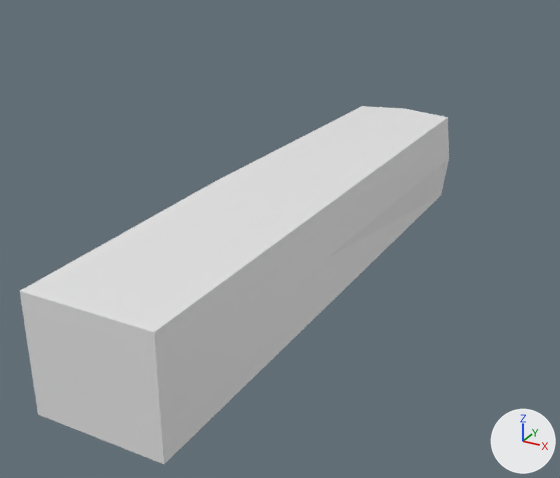
One commit to the Blender file Assets/Characters/hand.blend: the scene before it, then after it.
Before and after are seen from a camera (50 mm lens) standing at (2.17, -4.14, 1.98) and looking at (-0.71, 1.1, -0.64). The lights are fixed; the arrows at lower right show +X, +Y and +Z. The older version comes first. The same objects are shown in both versions, whatever each file hides.
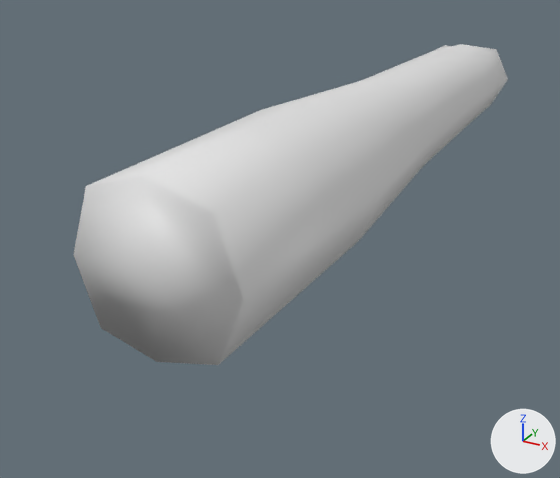
Boxes [x1, y1, x2, y2] around the edits, measured in the pictures (560 x 478 px):
'Cube', reshaped, moved, rescaled (10% shorter): before [20, 106, 449, 464]; after [73, 44, 508, 365]
part 1 of me_cube_001, built on: after [262, 44, 508, 240]
part 2 of me_cube_001, shading changed: before [20, 106, 449, 464]; after [73, 100, 380, 365]

Diff of the bpy script that builds the scene:
```diff
--- a/Assets/Characters/hand.blend.py
+++ b/Assets/Characters/hand.blend.py
@@ me_cube_001 @@
 # used by ob_cube; location = (0.0, 0.0, 0.0); scale = (0.381, 1.96, 0.34)
-me_cube_001.from_pydata(...)  # 26 vertices, 24 faces; spans x -1.11..1.11, y -1.0..1.0, z -1.13..1.08
+me_cube_001.from_pydata(...)  # 50 vertices, 48 faces; spans x -1.37..1.42, y -1.0..5.27, z -1.25..1.27
+# me_cube_001 part 1
+# 1 vertex is removed from x 0.0, y 1.0, z -0.03
+# 4 faces are deleted
+# 3 vertices in x -1.0..1.0, y -0.17, z -1.0..1.0 move by (0.0, 0.4, 0.0)
+# 14 vertices move from x -1.11..1.11, y -1.0..1.0, z -1.13..1.08 to x -1.37..1.42, y -1.0..1.0, z -1.25..1.27
+# 25 vertices are added at x -1.09..1.13, y 2.75..5.27, z -0.99..1.01
+# 28 new faces join them
+# me_cube_001 part 2: 20 kept faces spanning x -1.37..1.42, y -1.0..1.0, z -1.25..1.27 are now shaded smooth
@@ ob_cube @@
 ob_cube = bpy.data.objects.new('Cube', me_cube_001)
-ob_cube.location = (0.0, 0.0, 0.0)
-ob_cube.scale = (0.381, 1.96, 0.34)
+ob_cube.location = (-0.391, 0.0, 0.0)
+ob_cube.scale = (0.433, 1.0, 0.467)
```
